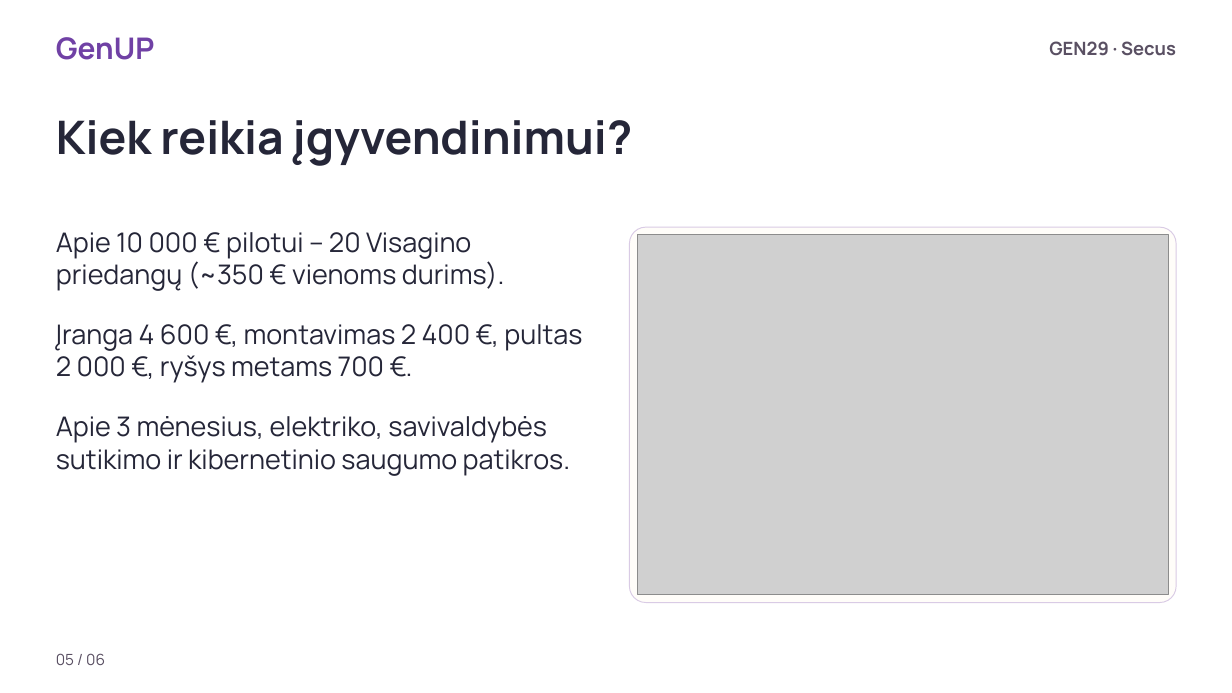
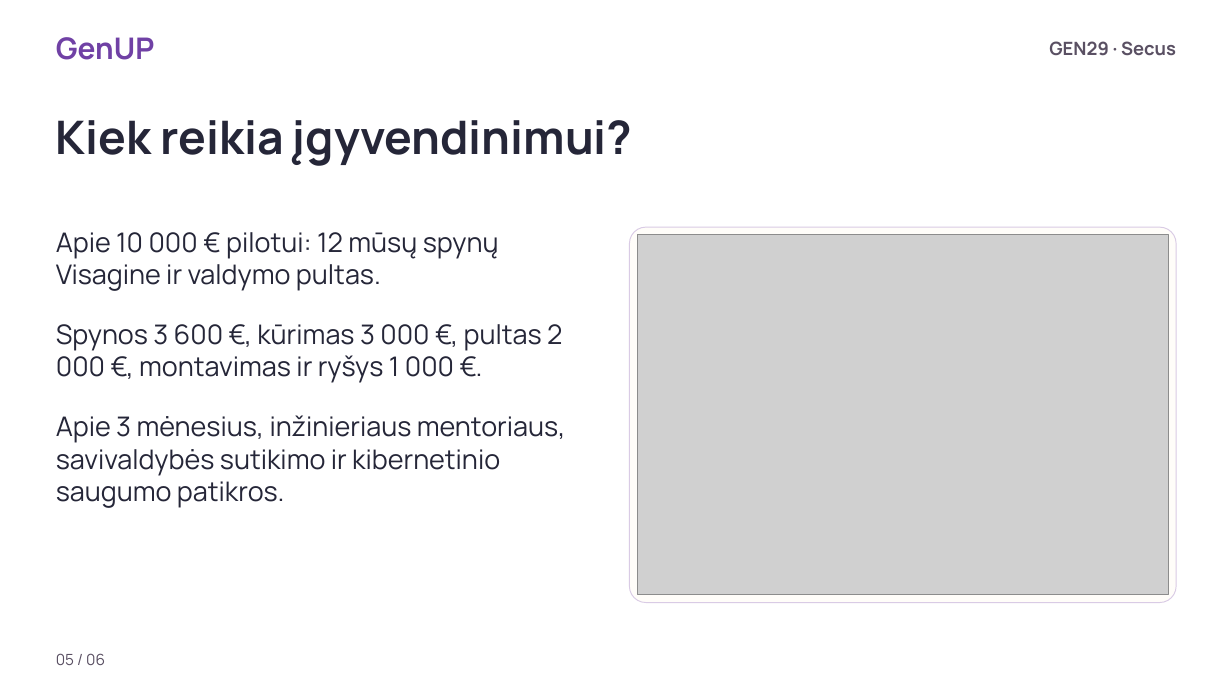
Before and after one commit to Clepperis/secus, a slide deck: slide 5 of pristatymas/GEN29_Secus_pristatymas.pptx. Drawn at 1232x693 pixels with LibreOffice and Linux fonts; fonts in the diff are those of the drawing; grey boxes stand for pictures; background and template pictures are left out. Boxes give left, top, right and bottom in pixels: in the first picture for what was removed or moved away, otherwise in the second. Text is boxed around its words. In the diff, an @@ line names an element or a change of style, - is before the commit and + after.

```diff
--- a/pristatymas/GEN29_Secus_pristatymas.pptx
+++ b/pristatymas/GEN29_Secus_pristatymas.pptx
@@ text at (56,232,499,291): text changed @@
-Apie 10 000 € pilotui – 20 Visagino priedangų (~350 € vienoms durims).
+Apie 10 000 € pilotui: 12 mūsų spynų Visagine ir valdymo pultas.
@@ text at (56,324,562,383): text changed @@
-Įranga 4 600 €, montavimas 2 400 €, pultas 2 000 €, ryšys metams 700 €.
+Spynos 3 600 €, kūrimas 3 000 €, pultas 2 000 €, montavimas ir ryšys 1 000 €.
@@ text at (56,415,566,508): text changed @@
-Apie 3 mėnesius, elektriko, savivaldybės sutikimo ir kibernetinio saugumo patikros.
+Apie 3 mėnesius, inžinieriaus mentoriaus, savivaldybės sutikimo ir kibernetinio saugumo patikros.
```
Also in this commit, not shown: 8 other files.
